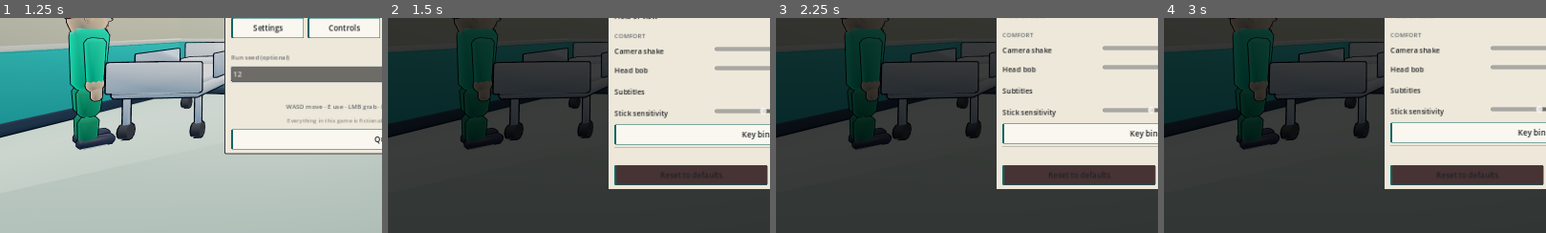
Above: before the commit, frames 1-4 (left to right).
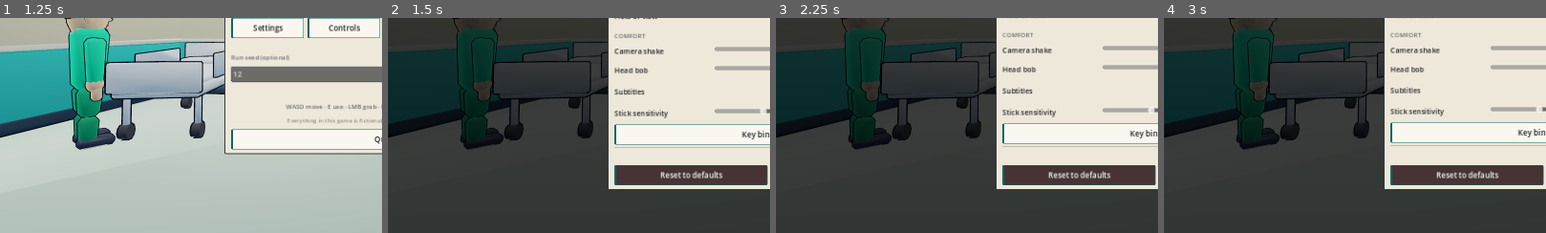
Above: after the commit, the same moments.

Repository: masonobegi/crypts-of-chaos
Game: Godot game, scene res://scenes/Boot.tscn
Same seed, same stepped clock (60 frames per second), same inputs: the game is played once before the commit and once after it.
Inputs (mouse positions are % of the whole screen's width and height, from its top left):
- Up to frame 1 (1.25 s): click (50, 63) at 0.52 s; type "12" at 0.6 s
- Up to frame 2 (1.5 s): click "Settings" at 1.25 s
- Up to frame 3 (2.25 s): click "OFF" at 2 s
- Up to frame 4 (3 s): click "ON" at 2.75 s
The pictures show only the part of the screen within x 0-50%, y 50-100%; the shares and areas given below are measured in that part.

Frame 1 is identical in both runs. In frame 2, 0.4% of the frame differs, in the area x 71-88%, y 71-75%; in frame 3, 0.4%; in frame 4, 0.4%.

Commit message:
A meter for the evening, and a pass over every screen
The street now has an exposure bar under the objective — teal through amber to
red, filling while somebody has you and draining while nobody does. A word in a
sentence is not a stealth readout for a decision you make forty times a minute.

Then a pass over every screen the shot harness photographs:

- UIKit.button flips to pale text on a dark background. Ink on dark teal made
  "New Career" and "Go home" the least readable controls on their screens.
- UIKit.row takes a key colour. It is used both for a label and its value,
  where the label is the quiet half, and for a heading with a price on the end,
  where it is the loud half — the upgrade shop was the second, styled as the
  first, so every item name was the faintest text in its own box.
- The ending screen is tall enough to show the whole run summary instead of
  cutting it off mid-row.

2202 assertions, 132 smoke checks, 45 live checks, boot check.

Co-Authored-By: Claude Opus 5 <noreply@anthropic.com>
Claude-Session: https://claude.ai/code/session_012v14cF2GepYx5imtAqBXn5

Diff:
--- a/scripts/systems/night_system.gd
+++ b/scripts/systems/night_system.gd
@@ -215,9 +215,8 @@
 			AudioMgr.play("tick", -26.0, 1.3)
 	else:
 		exposure = maxf(0.0, exposure - delta * 0.04)
-	EventBus.objective_changed.emit("%s  ·  %s" % [
-		"Get next to %s. [hold E]  ·  back the way you came to go home"
-			% _mark_name, exposure_word()])
+	EventBus.objective_changed.emit("Get next to %s. [hold E]  ·  %s" % [
+		_mark_name, exposure_word()])
 
 	# They get home eventually, and then the evening is over whatever you did.
 	if mark != null and is_instance_valid(mark) and mark.home():
@@ -431,6 +430,7 @@
 		"Get next to %s without being seen. [hold E]" % _mark_name)
 	EventBus.toast.emit("%s. %s" % [String(_place["name"]), String(_place["blurb"])],
 		"info")
+	EventBus.toast.emit("Walk back the way you came if you change your mind.", "info")
 	AudioMgr.play("door", -12.0)
 
 func _spawn_people() -> void:
--- a/scripts/ui/hud.gd
+++ b/scripts/ui/hud.gd
@@ -14,6 +14,8 @@
 var _hospital: Label
 var _census: Label
 var _objective: Label
+var _exposure_bar: ProgressBar = null
+var _exposure_fill: StyleBoxFlat = null
 var _prompt: Label
 var _prompt_sub: Label
 var _prompt_panel: PanelContainer
@@ -126,6 +128,29 @@
 	_objective.size_flags_horizontal = Control.SIZE_EXPAND_FILL
 	tc.add_child(_objective)
 
+	# ---- how seen you are, out on the street.
+	#
+	# A word in the objective line is not a stealth readout. The evening asks you
+	# to route around three cones of vision and a lamp, and a decision you make
+	# forty times a minute needs something you can take in without reading — this
+	# is a bar that fills while somebody has you and drains while nobody does.
+	# It exists only during the evening; the ward has its own, different tell.
+	_exposure_bar = ProgressBar.new()
+	_exposure_bar.max_value = 1.0
+	_exposure_bar.step = 0.001
+	_exposure_bar.show_percentage = false
+	_exposure_bar.custom_minimum_size.y = 8
+	_exposure_bar.visible = false
+	var back := StyleBoxFlat.new()
+	back.bg_color = Color(0.10, 0.13, 0.17, 0.80)
+	back.set_corner_radius_all(3)
+	_exposure_bar.add_theme_stylebox_override("background", back)
+	_exposure_fill = StyleBoxFlat.new()
+	_exposure_fill.bg_color = UIKit.HUD_ACCENT
+	_exposure_fill.set_corner_radius_all(3)
+	_exposure_bar.add_theme_stylebox_override("fill", _exposure_fill)
+	tc.add_child(_exposure_bar)
+
 
 	# Neutral by default and restyled per tier in _refresh_watchers. It used to
 	# be hardcoded alarm-red, and it shows for anybody with line of sight
@@ -234,6 +259,23 @@
 	_drain_toasts(delta)
 	_refresh_watchers()
 	_refresh_objective_arrow()
+	_refresh_exposure()
+
+## The evening's readout. Teal while nobody has you, through amber, to red when
+## somebody has had you long enough for it to matter.
+func _refresh_exposure() -> void:
+	if _exposure_bar == null:
+		return
+	var night = get_tree().get_first_node_in_group("night_system")
+	var out: bool = night != null and bool(night.active)
+	_exposure_bar.visible = out
+	if not out:
+		return
+	var e := float(night.exposure)
+	_exposure_bar.value = e
+	_exposure_fill.bg_color = UIKit.HUD_ACCENT.lerp(
+		Color(0.98, 0.74, 0.22), clampf(e / 0.55, 0.0, 1.0)).lerp(
+		Color(0.98, 0.30, 0.26), clampf((e - 0.55) / 0.45, 0.0, 1.0))
 
 ## An arrow at the edge of the screen when the objective is behind you.
 ##
--- a/scripts/ui/main_menu.gd
+++ b/scripts/ui/main_menu.gd
@@ -25,14 +25,10 @@
 		16, UIKit.INK_DIM, HORIZONTAL_ALIGNMENT_CENTER))
 	v.add_child(UIKit.rule())
 
+	# UIKit.button flips its text to paper-on-ink for a dark background, which
+	# is what makes this the one emphatic control on a page of pale ones.
 	var go := UIKit.button("New Career", _new_career, Color(0.11, 0.30, 0.29))
 	go.add_theme_font_size_override("font_size", 20)
-	# The one dark button on a page of pale ones needs its own text colour, or
-	# it is ink on ink and the most important control on the screen is the least
-	# readable one.
-	for state in ["font_color", "font_hover_color", "font_pressed_color",
-			"font_focus_color"]:
-		go.add_theme_color_override(state, Color(0.92, 0.98, 0.96))
 	v.add_child(go)
 	if SaveSystem.has_save(SaveSystem.AUTOSAVE):
 		var info := SaveSystem.list_saves()
--- a/scripts/ui/screen_upgrades.gd
+++ b/scripts/ui/screen_upgrades.gd
@@ -23,7 +23,7 @@
 		var bv := UIKit.vbox(4)
 		bv.add_child(UIKit.row(String(spec["name"]),
 			UIKit.money_str(int(spec["cost"])),
-			UIKit.MONEY if Upgrades.can_afford(id) else UIKit.BAD, 17))
+			UIKit.MONEY if Upgrades.can_afford(id) else UIKit.BAD, 17, UIKit.INK))
 		bv.add_child(UIKit.label(String(spec["desc"]), 14, UIKit.INK, HORIZONTAL_ALIGNMENT_LEFT, true))
 		bv.add_child(UIKit.label(String(spec["note"]), 13, UIKit.WARN, HORIZONTAL_ALIGNMENT_LEFT, true))
 		var upgrade_id := id
--- a/scripts/ui/ui_kit.gd
+++ b/scripts/ui/ui_kit.gd
@@ -110,8 +110,16 @@
 	var b := Button.new()
 	b.text = text
 	b.add_theme_font_size_override("font_size", 16)
-	b.add_theme_color_override("font_color", INK)
-	b.add_theme_color_override("font_hover_color", ACCENT)
+	# Ink on paper is the default and is right for the pale buttons the paper
+	# theme is made of. A caller who hands in a DARK colour is asking for the
+	# one emphatic button on the page, and ink on dark teal is the least
+	# readable control on a screen full of readable ones — so the text flips.
+	var dark: bool = color.get_luminance() < 0.42
+	var ink: Color = Color(0.95, 0.99, 0.97) if dark else INK
+	b.add_theme_color_override("font_color", ink)
+	b.add_theme_color_override("font_hover_color", Color(1, 1, 1) if dark else ACCENT)
+	b.add_theme_color_override("font_pressed_color", ink)
+	b.add_theme_color_override("font_focus_color", ink)
 	b.add_theme_stylebox_override("normal", _slip(color, ACCENT, 4))
 	b.add_theme_stylebox_override("hover", _slip(color.lightened(0.06), ACCENT, 8))
 	b.add_theme_stylebox_override("pressed", _slip(color.darkened(0.10), ACCENT, 8))
@@ -221,9 +229,14 @@
 	return r
 
 ## A label/value row — the workhorse of every panel in the game.
-static func row(key: String, value: String, value_color := INK, size := 15) -> HBoxContainer:
+## `key_color` exists because this is used for two different things: a label and
+## its value ("Shifts worked ... 0"), where the label is the quiet half, and a
+## heading with a price on the end of it, where the heading is the loud half and
+## a dim one made the most important word on the row the faintest.
+static func row(key: String, value: String, value_color := INK, size := 15,
+		key_color := INK_DIM) -> HBoxContainer:
 	var h := hbox(8)
-	var k := label(key, size, INK_DIM)
+	var k := label(key, size, key_color)
 	k.size_flags_horizontal = Control.SIZE_EXPAND_FILL
 	var v := label(value, size, value_color, HORIZONTAL_ALIGNMENT_RIGHT)
 	h.add_child(k)
--- a/scripts/ui/ui_root.gd
+++ b/scripts/ui/ui_root.gd
@@ -490,7 +490,10 @@
 # ---- game over
 func _game_over_screen(ending_id: String) -> Control:
 	var spec := Endings.spec(ending_id)
-	var parts := _shell(760, 620, String(spec["title"]))
+	# Tall. This is the last screen of a run and its list of what you did is the
+	# reward for the whole thing; the old height cut it off mid-row, at a row
+	# whose label was "Sent home on the wrong thing".
+	var parts := _shell(760, 840, String(spec["title"]))
 	var v: VBoxContainer = parts[1]
 	v.add_child(UIKit.label(String(spec["line"]), 17, UIKit.INK, HORIZONTAL_ALIGNMENT_LEFT, true))
 	v.add_child(UIKit.label(String(spec["epitaph"]), 14, UIKit.INK_DIM))
Not shown, changed: PROGRESS_LOG.md
